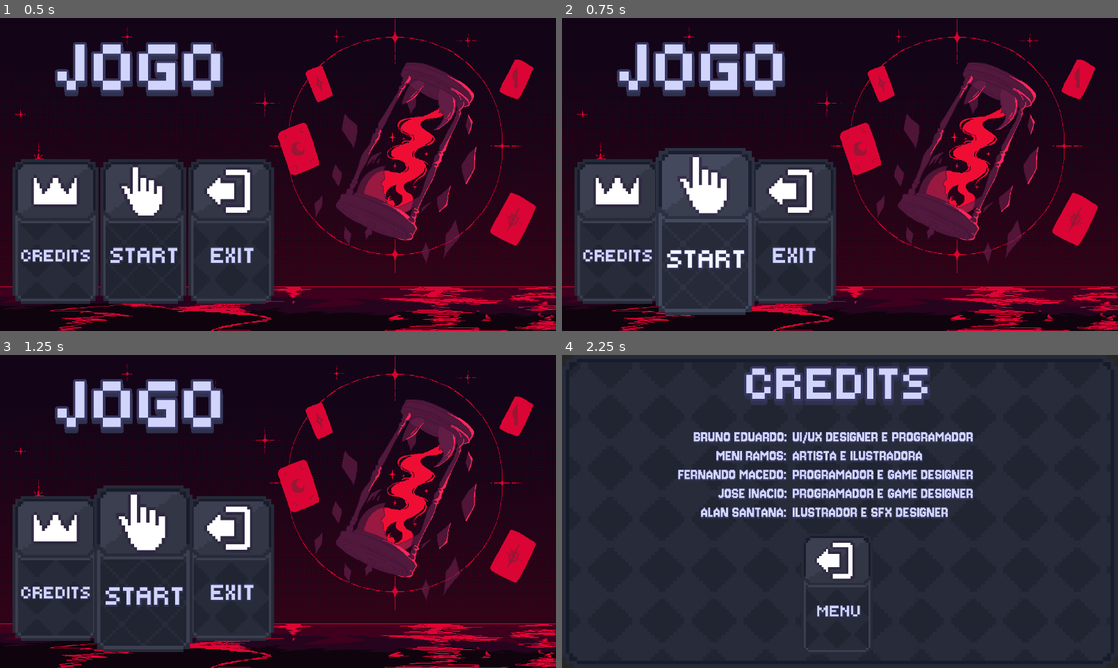
Above: before the commit, frames 1-4 (two rows, left to right).
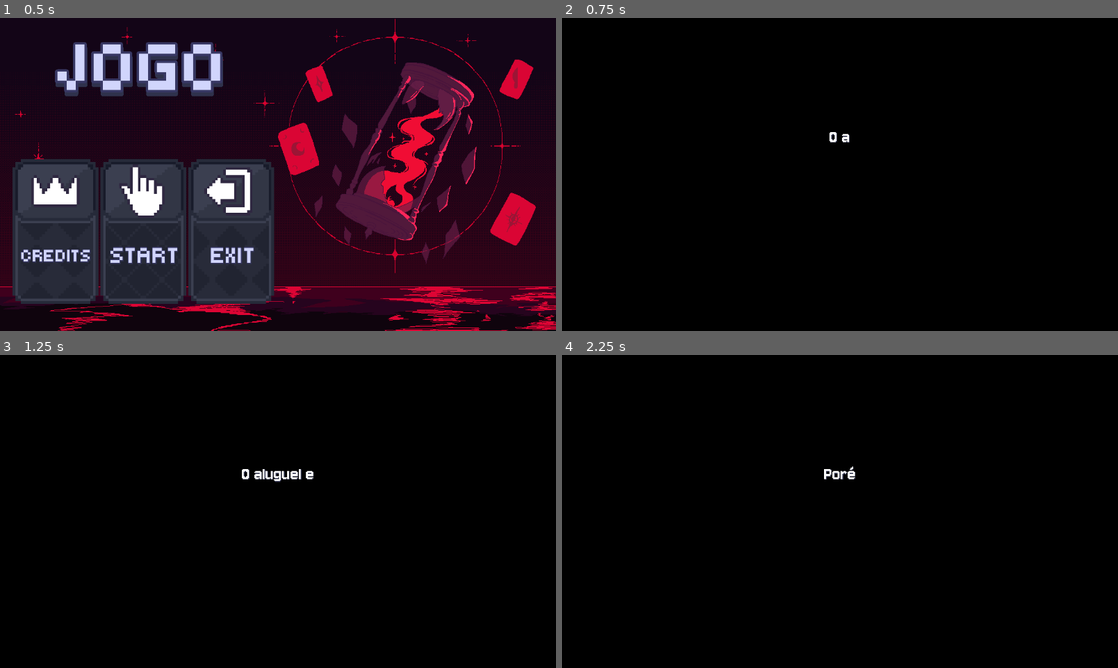
Above: after the commit, the same moments.

Repository: Joseinaciomf/GameJamPlus
Game: Godot game, scene res://Main/Scenes/main_menu.tscn
The game is run twice, just before and just after one commit, with the same random seed, the same clock (stepped at 60 frames per second) and the same inputs. This scene is started directly instead of the project's main scene. The engine's default icon, where the game draws it, is replaced by a stand-in: a white triangle on a blue panel in a dark square.
Inputs (mouse positions are in pixels of both pictures, inside the frame that each line leads up to):
- Up to frame 1 (0.5 s): no input
- Up to frame 2 (0.75 s): click "START" at 0.5 s
- Up to frame 3 (1.25 s): no input
- Up to frame 4 (2.25 s): click (706, 567) at 1.25 s, where only the run before the commit has a clickable "START"; click (617, 567) at 2 s, where only the run before the commit has a clickable "CREDITS"

Frame 1 is identical in both runs. In frame 2, 68% of the frame differs, in the area x 0-100%, y 0-100%; in frame 3, 68%; in frame 4, 100%.

Commit message:
menufuncional

Diff:
--- a/Main/Scenes/intro_story.tscn
+++ b/Main/Scenes/intro_story.tscn
@@ -1,6 +1,7 @@
 [gd_scene format=3 uid="uid://ca2nmu0dbgq57"]
 
 [ext_resource type="Script" uid="uid://c8vnhdp5s78ef" path="res://Main/Scripts/intro_story.gd" id="1_iihmx"]
+[ext_resource type="FontFile" uid="uid://cljanmqcoge7q" path="res://Assets/Fonts/Jersey10-Regular.ttf" id="2_2pmwq"]
 
 [node name="IntroStory" type="Control" unique_id=1895352565]
 layout_mode = 3
@@ -41,6 +42,12 @@
 [node name="TextLabel" type="RichTextLabel" parent="MarginContainer/CenterContainer" unique_id=68698942]
 custom_minimum_size = Vector2(800, 200)
 layout_mode = 2
+theme_override_colors/default_color = Color(1, 1, 1, 1)
+theme_override_colors/font_outline_color = Color(0.21684882, 0.21396053, 0.38816646, 1)
+theme_override_colors/font_shadow_color = Color(0.18417618, 0.1961416, 0.29654467, 1)
+theme_override_constants/line_separation = 0
+theme_override_fonts/normal_font = ExtResource("2_2pmwq")
+theme_override_font_sizes/normal_font_size = 40
 bbcode_enabled = true
 text = "[center]Carregando...[/center]"
 fit_content = true
--- a/Main/Scripts/main_menu.gd
+++ b/Main/Scripts/main_menu.gd
@@ -15,7 +15,7 @@
 
 
 func _on_start_pressed() -> void:
-	pass # Replace with function body.
+	get_tree().change_scene_to_file('res://Main/Scenes/intro_story.tscn')
 
 
 func _on_credits_pressed() -> void:
